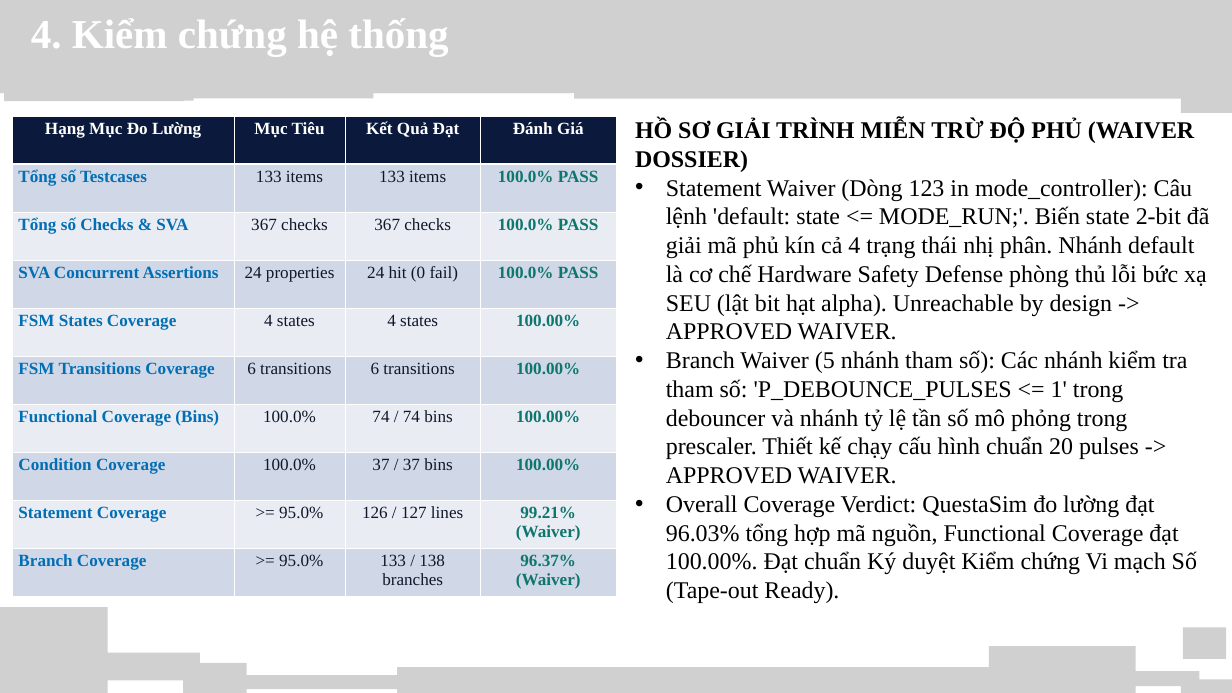
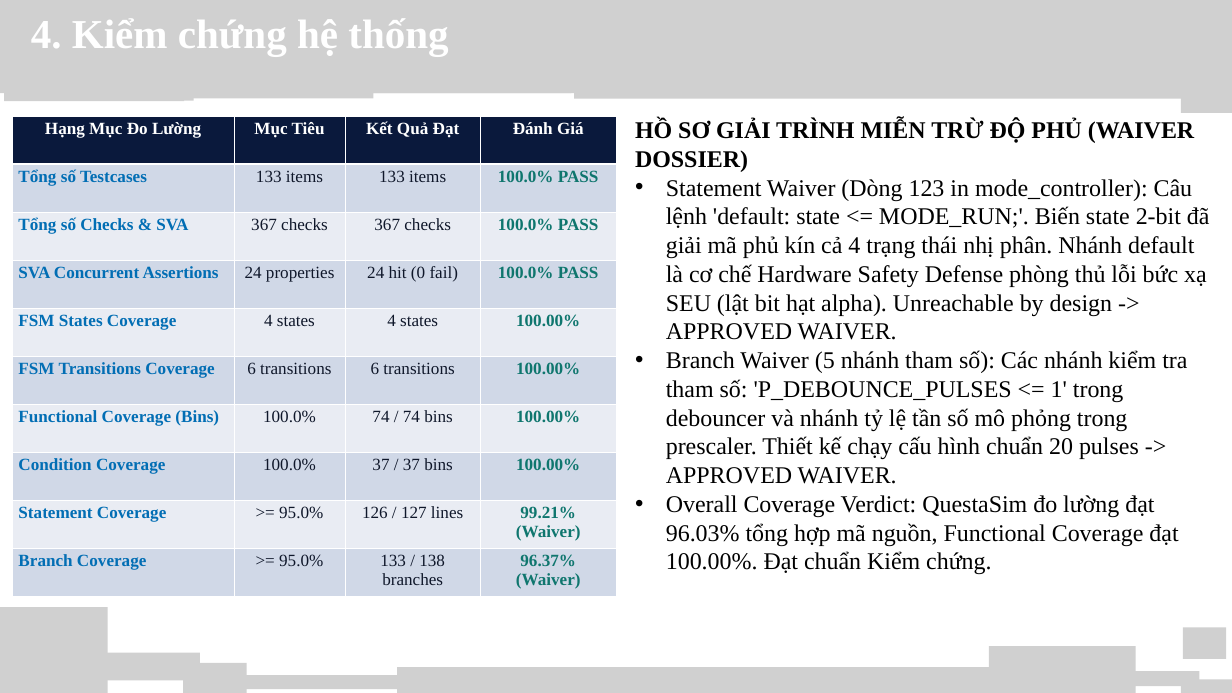
Before and after one commit to ngobinh1/HMS_Timer, a slide deck: slide 12 of docs/Final_Slide.pptx. Drawn at 1232x693 pixels with LibreOffice and Linux fonts; fonts in the diff are those of the drawing; grey boxes stand for pictures; background and template pictures are left out. Boxes give left, top, right and bottom in pixels: in the first picture for what was removed or moved away, otherwise in the second. Text is boxed around its words. In the diff, an @@ line names an element or a change of style, - is before the commit and + after.

```diff
--- a/docs/Final_Slide.pptx
+++ b/docs/Final_Slide.pptx
@@ text at [666, 495, 1178, 574]: text changed @@
-• Overall Coverage Verdict: QuestaSim đo lường đạt 96.03% tổng hợp mã nguồn, Functional Coverage đạt 100.00%. Đạt chuẩn Ký duyệt Kiểm chứng Vi mạch Số (Tape-out Ready).
+• Overall Coverage Verdict: QuestaSim đo lường đạt 96.03% tổng hợp mã nguồn, Functional Coverage đạt 100.00%. Đạt chuẩn Kiểm chứng.
```
Also in this commit, not shown: 2 other slides changed, 1 other file.
